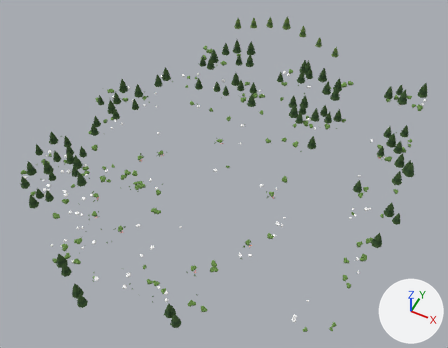
The glTF model assets/models/greystone/reference_v5/vegetation.glb as it was, and as the next commit left it.
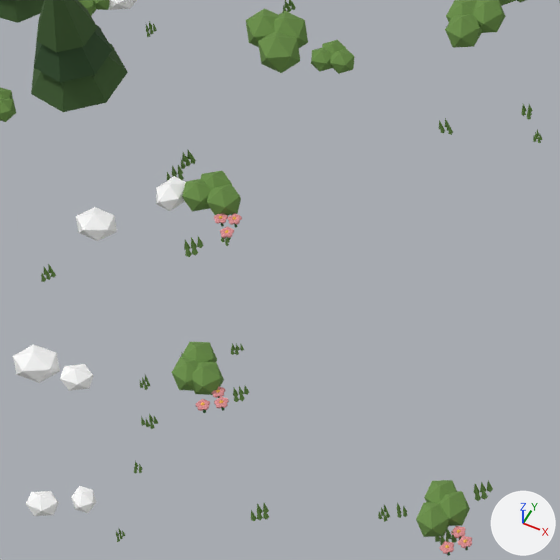
The first picture shows the older version from a 50 mm lens placed at (50.1, -86.7, 122.7), pointed at (4.4, 4.7, 8.5). The close-ups show the older and then the newer version on the part from 16% to 30% of the width and 50% to 67% of the height of that picture. Only the edits that show in the close-ups are written down. The axes (+X, +Y, +Z) are drawn at lower right. The lights are the same throughout. Where no turn or scale is listed for an object, it has been applied to the vertices.

Script lines for the objects in view, before the commit:
```python
me_icosphere_001 = bpy.data.meshes.new('Icosphere.001')
me_icosphere_001.from_pydata(...)  # an icosphere of 20 faces spanning x -1.25..1.25, y -0.94..0.94, z -0.25..1.65
me_icosphere_001.materials.append(mat_greystoneref_stone)  # white #ffffff
ob_gardenstone_014 = bpy.data.objects.new('GardenStone.014', me_icosphere_001)
ob_gardenstone_014.location = (-23.89, -18.69, 3.0)
ob_gardenstone_014.rotation_euler = (0.0, 0.0, -2.83)  # degrees (0, 0, -162)
ob_gardenstone_014.scale = (0.477, 0.477, 0.477)
ob_gardenstone_035 = bpy.data.objects.new('GardenStone.035', me_icosphere_001)
ob_gardenstone_035.location = (-21.18, -22.26, 3.0)
ob_gardenstone_035.rotation_euler = (0.0, 0.0, 0.261)  # degrees (0, 0, 15)
ob_gardenstone_035.scale = (0.339, 0.339, 0.339)
ob_gardenstone_084 = bpy.data.objects.new('GardenStone.084', me_icosphere_001)
ob_gardenstone_084.location = (-24.07, -12.36, 3.0)
ob_gardenstone_084.rotation_euler = (0.0, 0.0, -1.659)  # degrees (0, 0, -95)
ob_gardenstone_084.scale = (0.398, 0.398, 0.398)
# also in view: 'PineGrove.011' at (-30.3, -9.8, 6.9); 'Shrub.002' at (-12.0, -18.0, 3.4); 'PineGrove.017' at (-27.2, -11.5, 7.3); 'GroundShrub.080' at (-20.2, -3.8, 3.4); 'GroundShrub.022' at (-22.9, -6.5, 3.3)
```
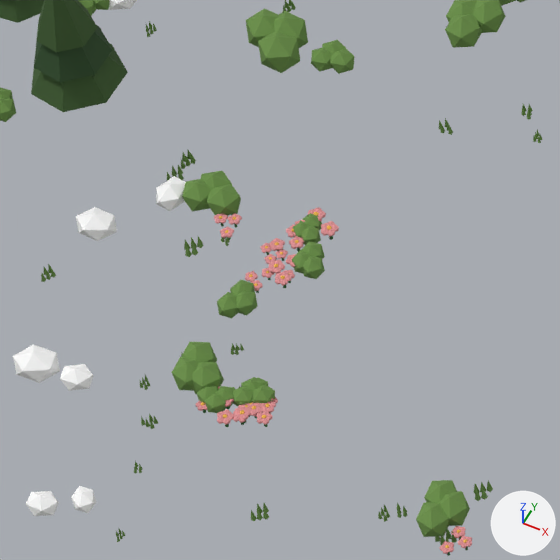
Location of each change, (x1, y1, x2, y2) in pixels of the close-ups (560 x 560 px):
'Courtyard_Bed_WestHouse', added: after (217, 207, 339, 319)
    faces in mat_g04_leaf_light (green #6b9147): (217, 213, 325, 319)
    faces in mat_g04_flower (pink #de9194): (245, 207, 339, 291)
    faces in mat_g04_gold (orange #f2b84c): (249, 212, 332, 286)
'Courtyard_Bed_WestFront', added: after (197, 377, 278, 427)
    faces in mat_g04_leaf_light (green #6b9147): (197, 377, 275, 413)
    faces in mat_g04_flower (pink #de9194): (217, 397, 278, 425)

The change, as a list of edits to the scene's bpy script:
```text
Add me_courtyard_bed_westhouse:
    me_courtyard_bed_westhouse.from_pydata(...)  # 1692 vertices, 2844 faces; spans x -20.95..-19.0, y -15.22..-11.12, z 3.04..3.73
    # faces by material slot: [180, 504, 1800, 360]
    me_courtyard_bed_westhouse.materials.append(mat_g04_leaf_light)  # green #6b9147
    me_courtyard_bed_westhouse.materials.append(mat_g04_leaf)  # dark green #3d6e3d
    me_courtyard_bed_westhouse.materials.append(mat_g04_flower)  # pink #de9194
    me_courtyard_bed_westhouse.materials.append(mat_g04_gold)  # orange #f2b84c
Add me_courtyard_bed_westfront:
    me_courtyard_bed_westfront.from_pydata(...)  # 1692 vertices, 2844 faces; spans x -19.62..-17.45, y -18.22..-16.53, z 3.04..3.69
    # faces by material slot: [180, 504, 1800, 360]
    me_courtyard_bed_westfront.materials.append(mat_g04_leaf_light)  # green #6b9147
    me_courtyard_bed_westfront.materials.append(mat_g04_leaf)  # dark green #3d6e3d
    me_courtyard_bed_westfront.materials.append(mat_g04_flower)  # pink #de9194
    me_courtyard_bed_westfront.materials.append(mat_g04_gold)  # orange #f2b84c
Add ob_courtyard_bed_westhouse:
    ob_courtyard_bed_westhouse = bpy.data.objects.new('Courtyard_Bed_WestHouse', me_courtyard_bed_westhouse)
    ob_courtyard_bed_westhouse.location = (0.0, 0.0, 0.0)
Add ob_courtyard_bed_westfront:
    ob_courtyard_bed_westfront = bpy.data.objects.new('Courtyard_Bed_WestFront', me_courtyard_bed_westfront)
    ob_courtyard_bed_westfront.location = (0.0, 0.0, 0.0)
```
